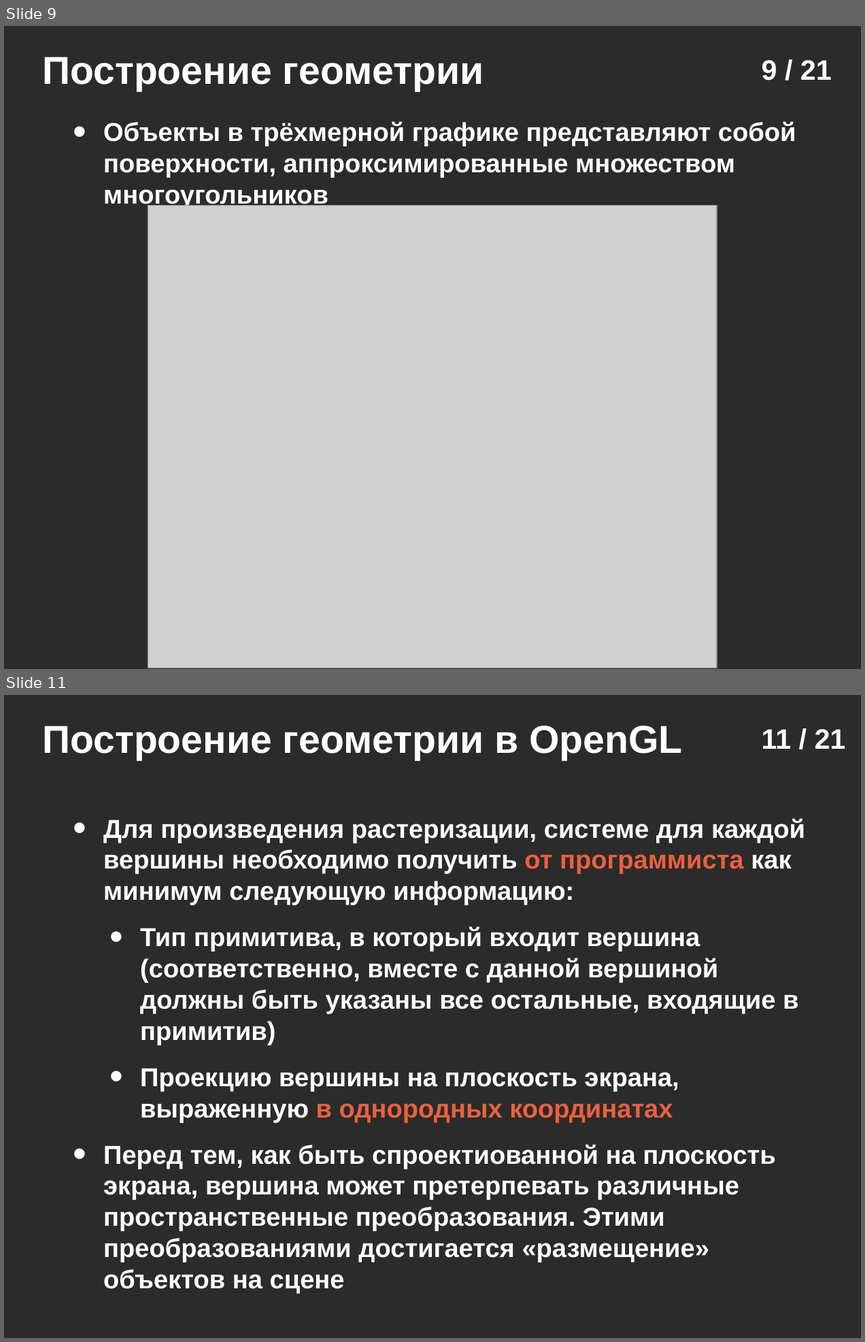
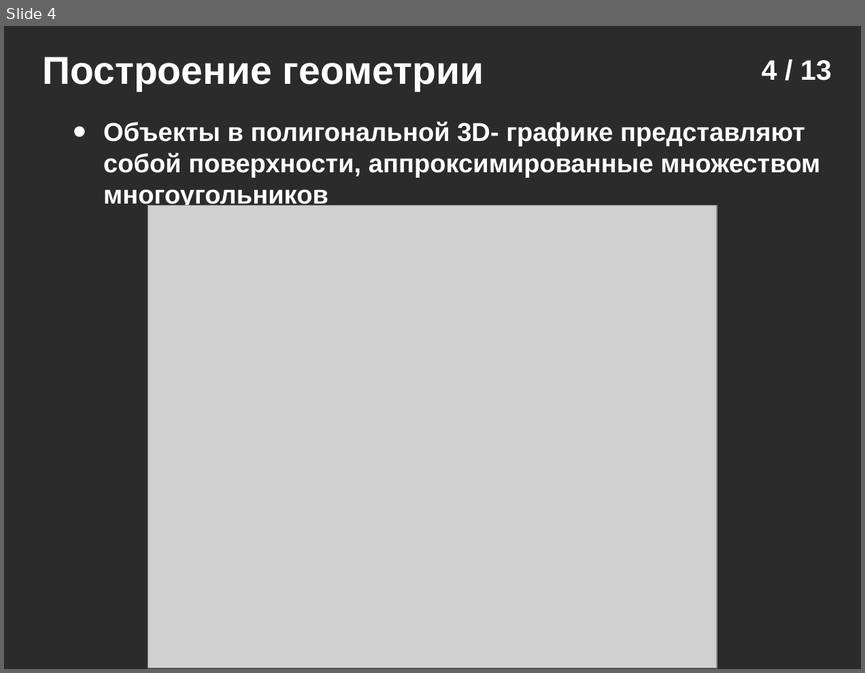
Before and after one commit to icosaeder/vr-lect, a slide deck: Лекции/Лекция 2/Лекция №2.odp. Shown one above the other, each under a label of ours: slides 9 and 11 before the commit, slide 4 after it; the slides between them are not shown. The pictures are 865x1342 and 865x673 pixels, drawn with LibreOffice and Linux fonts; fonts in the diff are those of the drawing; grey boxes stand for pictures; background and template pictures are left out; a plain dark background stands for a picture behind light text. Boxes give left, top, right and bottom in pixels: in the first picture for what was removed or moved away, otherwise in the second. Text is boxed around its words. In the diff, an @@ line names an element or a change of style, - is before the commit and + after.

```diff
--- a/Лекции/Лекция 2/Лекция №2.odp
+++ b/Лекции/Лекция 2/Лекция №2.odp
@@ slide 11 removed at [4, 695, 861, 1338], background picture (left out) @@
@@ text removed at [42, 726, 683, 760] @@
-Построение геометрии в OpenGL
@@ page number removed at [762, 729, 846, 749] @@
-11 / 21
@@ text removed at [103, 818, 805, 1262] @@
-• Для произведения растеризации, системе для каждой вершины необходимо получить от программиста как минимум следующую информацию:
-    • Тип примитива, в который входит вершина (соответственно, вместе с данной вершиной должны быть указаны все остальные, входящие в примитив)
-    • Проекцию вершины на плоскость экрана, выраженную в однородных координатах
-• Перед тем, как быть спроектиованной на плоскость экрана, вершина может претерпевать различные пространственные преобразования. Этими преобразованиями достигается «размещение» объектов на сцене
@@ what was slide 9 is now slide 4 @@
@@ slide 4 changed as well @@
@@ page number at [762, 60, 832, 80]: text changed @@
-9 / 21
+4 / 13
@@ text at [103, 121, 820, 209]: text changed @@
-• Объекты в трёхмерной графике представляют собой поверхности, аппроксимированные множеством многоугольников
+• Объекты в полигональной 3D- графике представляют собой поверхности, аппроксимированные множеством многоугольников
```
Also in this commit, not shown: 3 other slides changed, 8 slides added, 15 other slides removed, 2 other files.
